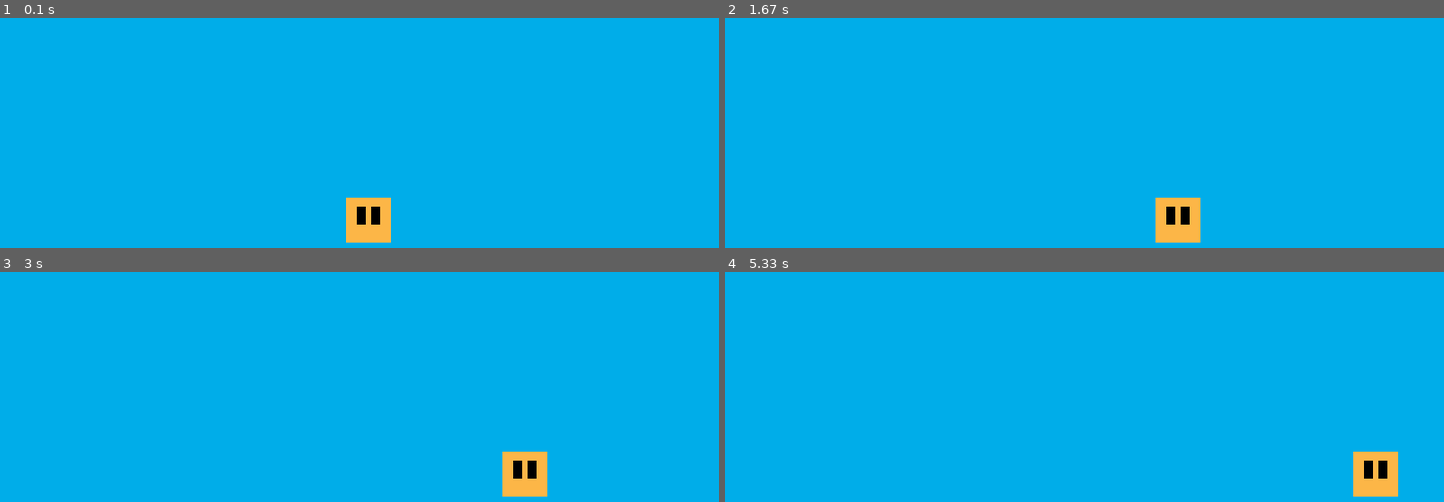
Above: before the commit, frames 1-4 (two rows, left to right).
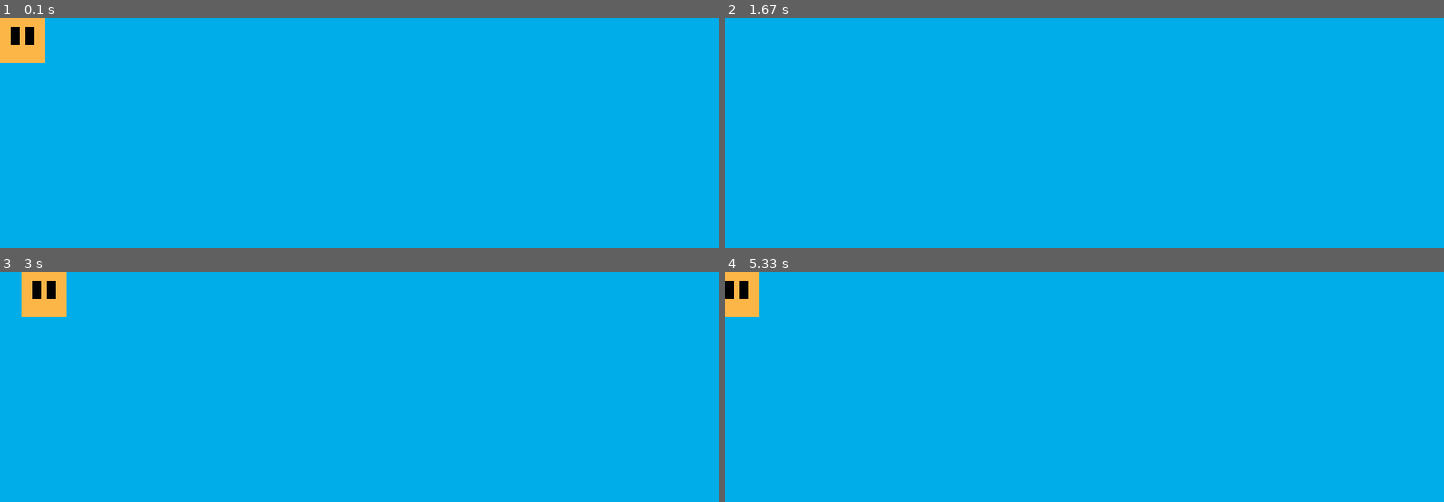
Above: after the commit, the same moments.

Repository: develer-staff/pygame-webinar
Game: pygame game, started from src/main.py
The game is run twice, just before and just after one commit, with the same random seed, the same clock (stepped at 60 frames per second) and the same inputs.
Inputs (mouse positions are in pixels of both pictures, inside the frame that each line leads up to):
- Up to frame 1 (0.1 s): no input
- Up to frame 2 (1.67 s): hold Right 0.33-0.8 s; move the mouse to (1055, 238) at 0.37 s; hold Up 0.83-1.13 s
- Up to frame 3 (3 s): hold Down 2.23-2.53 s; hold Left 2.57-2.97 s
- Up to frame 4 (5.33 s): hold Up 3-3.37 s; hold Down 4.07-4.43 s; hold Left 4.47-4.93 s; hold Right from 4.97 s (still down)

The runs differ from the first frame. In frame 1, 2.4% of the frame differs, in the area x 0-55%, y 0-98%; in frame 2, 1.2%; in frame 3, 2.4%; in frame 4, 2.1%.

Commit message:
Usa `Sprite` e gestisce il framerate

Diff:
--- a/src/main.py
+++ b/src/main.py
@@ -6,6 +6,51 @@
 import pygame as pg
 
 from settings import *
+
+
+class Player(pg.sprite.Sprite):
+
+    def __init__(self, *groups: pg.sprite.AbstractGroup):
+        super().__init__(*groups)
+
+        self.image = self.get_surface()
+        self.rect = self.image.get_rect()
+
+        self.dir = pg.math.Vector2()
+        self.speed = 0.4
+
+    def get_surface(self) -> pg.Surface:
+        """
+        Restituisce una surface
+        """
+        surf = pg.Surface((50, 50))
+        surf.fill(YELLOW)
+        eye = pg.Surface((10, 20))
+        eye.fill("black")
+        surf.blits([(eye, (12, 10)), (eye, (28, 10))])
+        return surf
+
+    def move(self, keys, dt):
+        """
+        Gestisce l'input utente legato al movimento del giocatore.
+        """
+        self.dir.x = keys[pg.K_RIGHT] - keys[pg.K_LEFT]
+
+        # Nota: asse delle y invertito in Pygame.
+        self.dir.y = keys[pg.K_DOWN] - keys[pg.K_UP]
+
+        if self.dir.magnitude() != 0:
+            self.dir.normalize()
+
+        self.rect.move_ip(self.dir * self.speed * dt)
+
+    def update(self, dt):
+        """
+        Applica le logiche per aggiornare lo stato del player.
+        """
+        # Mapping dei tasti. { key : 0 | 1 }.
+        keys = pg.key.get_pressed()
+        self.move(keys, dt)
 
 
 class Game:
@@ -18,19 +63,12 @@
         self.screen = self.init_screen()
         self.mouse_pos = (0, 0)
         self.init_entities()
+        self.clock = pg.time.Clock()
         self.run_game_loop()
 
     def init_entities(self):
-        self.player = pg.Surface((50, 50))
-        self.player.fill(YELLOW)
-
-        eye = pg.Surface((10, 20))
-        eye.fill("black")
-        self.player.blits([(eye, (12, 10)),
-                           (eye, (28, 10))])
-
-        self.player_rect = self.player.get_rect()
-        self.player_rect.center = (400, 225)
+        self.entities = pg.sprite.Group()
+        self.player = Player(self.entities)
 
     def init_screen(self) -> pg.Surface:
         """
@@ -56,12 +94,13 @@
           * Render.
 
         """
-        while True:                # Game loop.
-            self.process_events()  # Input.
-            self.update()          # Update.
-            self.render()          # Render.
+        while True:                            # Game loop.
+            delta_time = self.clock.tick(60)   # Limita il framerate e restituisce il tempo trascorso dall'ultimo frame.
+            self.process_events(delta_time)    # Input.
+            self.update(delta_time)            # Update.
+            self.draw()                        # Render.
 
-    def process_events(self):
+    def process_events(self, dt: int):
         """
         Questo metodo si occupa di catturare gli eventi
         e aggiornare lo stato di gioco di conseguenza.
@@ -82,20 +121,18 @@
                 # per aggiornare la posizione del mouse.
                 self.mouse_pos = event.pos
 
-    def update(self):
+    def update(self, dt: int):
         """
         Applica le logiche per aggiornare lo stato di gioco.
         """
-        self.player_rect.x += 1
-        if self.player_rect.x > RISOLUZIONE[0]:
-            self.player_rect.x = - self.player_rect.width
+        self.entities.update(dt)
 
-    def render(self):
+    def draw(self):
         """
         Disegna a schermo (renderizza) l'attuale stato di gioco.
         """
         self.screen.fill(BLUE)
-        self.screen.blit(self.player, self.player_rect)
+        self.entities.draw(self.screen)
 
         # Aggiorna la vista, rendendo effettivamente visibile ciò che
         # abbiamo disegnato su `self.screen` (che è la nostra finestra).
--- a/src/settings.py
+++ b/src/settings.py
@@ -9,5 +9,7 @@
 """
 TITOLO = "Game development con Pygame"
 RISOLUZIONE = (800, 450)
+FPS = 60
+
 BLUE = (0, 173, 233)
 YELLOW = (252, 182, 71)
